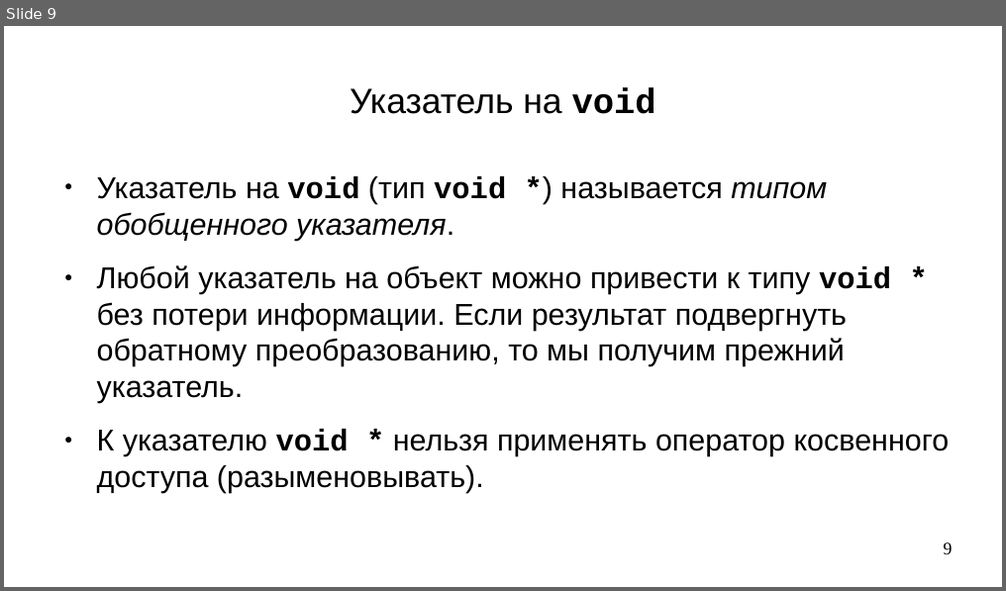
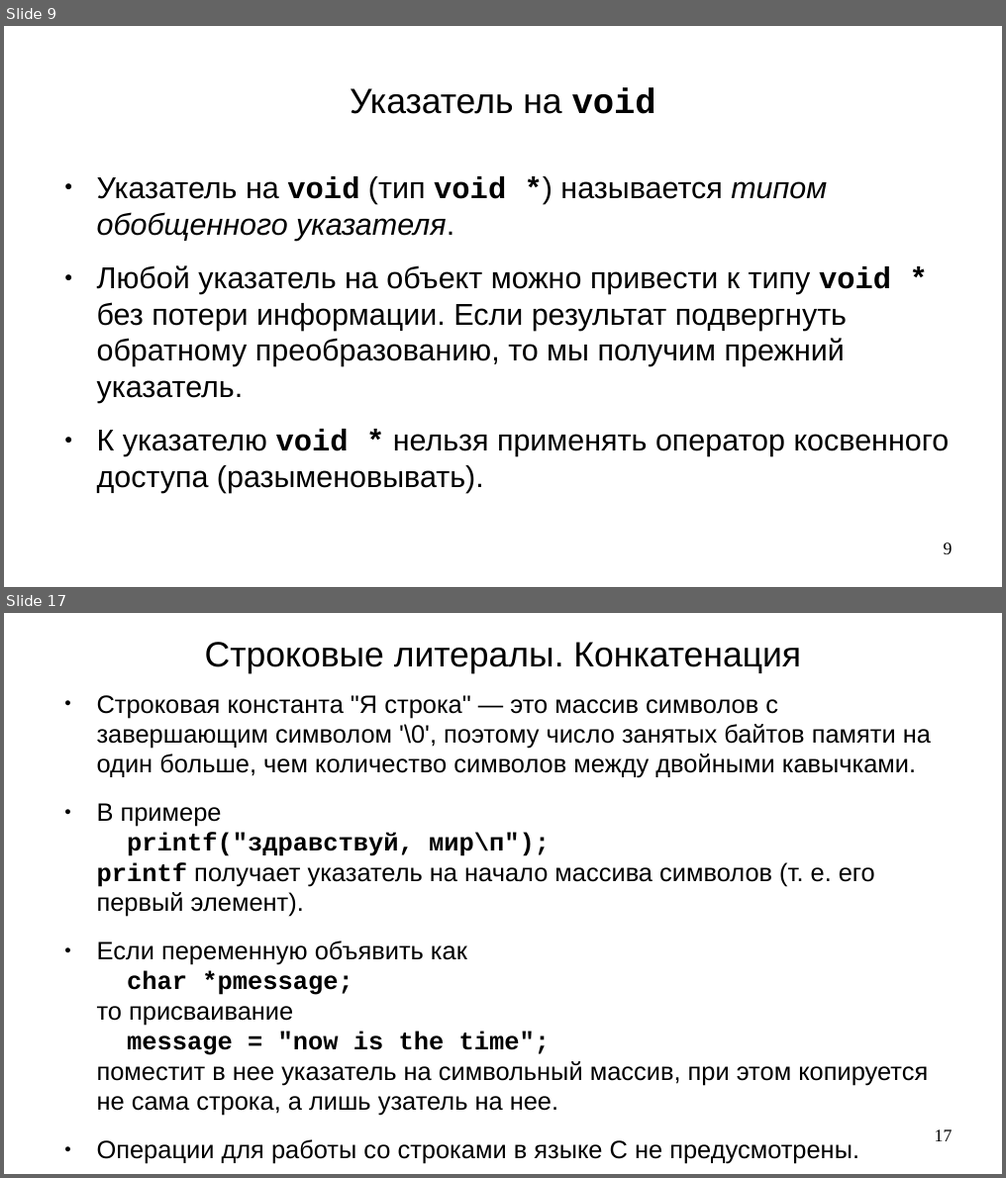
Before and after one commit to steelcraft/stud-lab, a slide deck: Лекции/CBCP01#L5.odp. Shown one above the other, each under a label of ours: slide 9 before the commit, slides 9 and 17 after it; the slides between them are not shown. The pictures are 1006x591 and 1006x1178 pixels, drawn with LibreOffice and Linux fonts; fonts in the diff are those of the drawing. Boxes give left, top, right and bottom in pixels: in the first picture for what was removed or moved away, otherwise in the second. Text is boxed around its words. In the diff, an @@ line names an element or a change of style, - is before the commit and + after.

```diff
--- a/Лекции/CBCP01#L5.odp
+++ b/Лекции/CBCP01#L5.odp
@@ slide 17 added at (4,613,1002,1174), background #FFFFFF @@
@@ title added at (205,642,801,673), 28 pt, text #000000 @@
+Строковые литералы. Конкатенация
@@ text added at (97,695,931,1163), 20 pt, text #000000 @@
+● Строковая константа "Я строка" — это массив символов с завершающим символом '\0', поэтому число занятых байтов памяти на один больше, чем количество символов между двойными кавычками.
+● В примере
+  printf("здравствуй, мир\п");
+  printf получает указатель на начало массива символов (т. е. его первый элемент).
+● Если переменную объявить как
+  char *pmessage;
+  то присваивание
+  message = "now is the time";
+  поместит в нее указатель на символьный массив, при этом копируется не сама строка, а лишь узатель на нее.
+● Операции для работы со строками в языке C не предусмотрены.
@@ page number added at (935,1130,952,1142), 14 pt, text #000000 @@
+17
```
Also in this commit, not shown: 8 other slides added, 10 slides removed.
